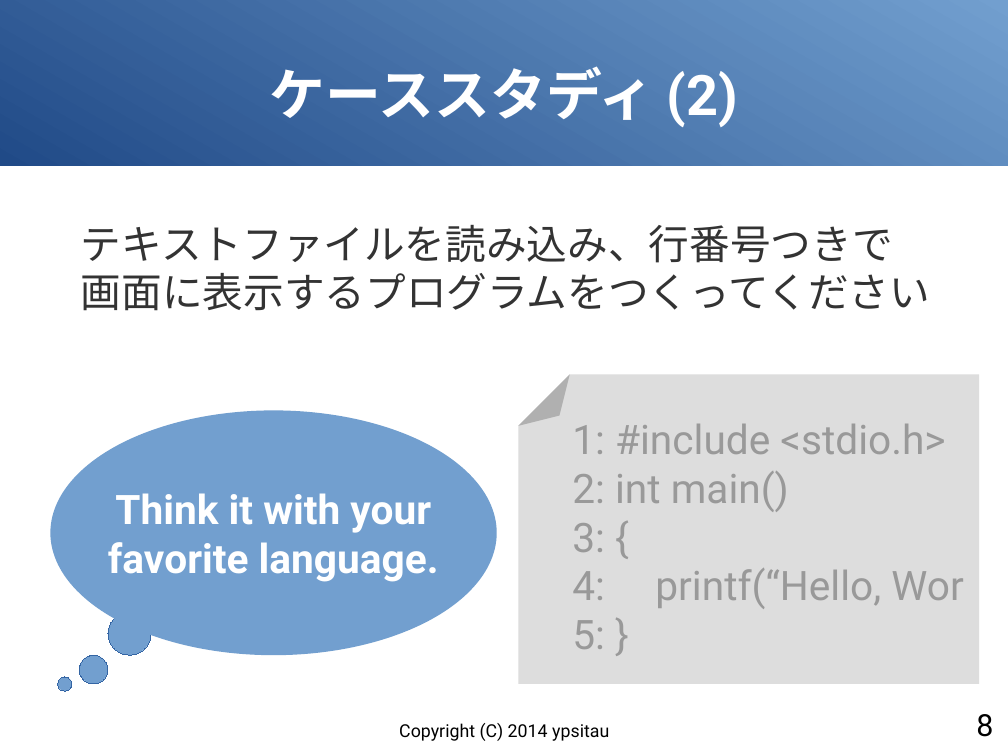
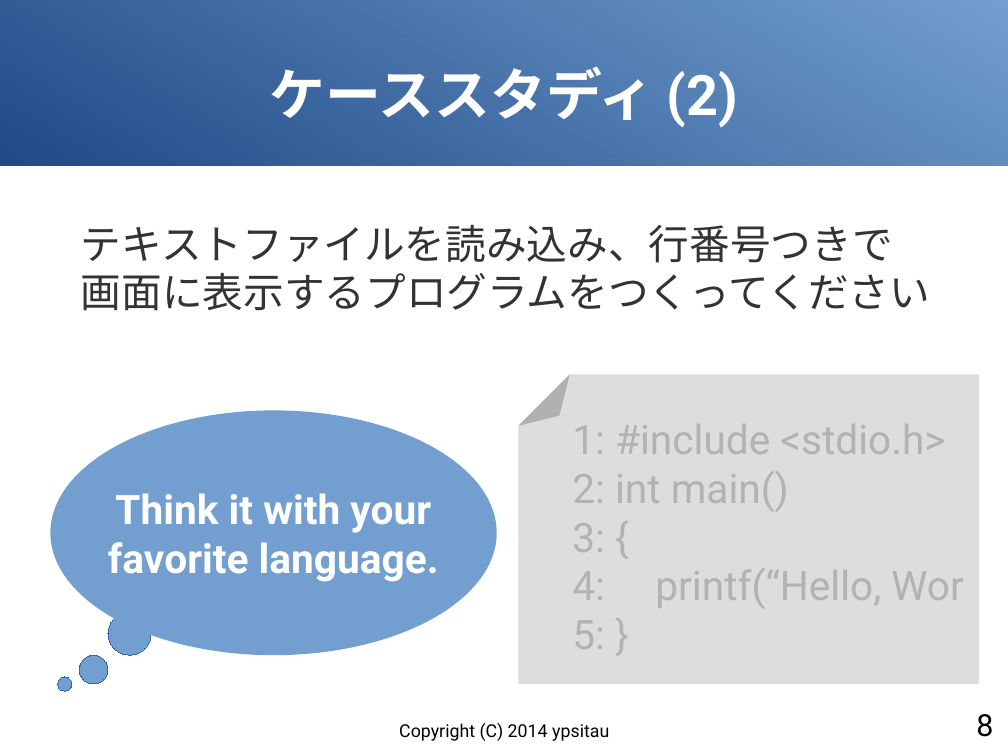
Before and after one commit to gura-lang/gura-doc, a slide deck: slide 8 of presentation/gura-introduction.odp. Drawn at 1008x756 pixels with LibreOffice and Linux fonts; fonts in the diff are those of the drawing. Boxes give left, top, right and bottom in pixels: in the first picture for what was removed or moved away, otherwise in the second. Text is boxed around its words. In the diff, an @@ line names an element or a change of style, - is before the commit and + after.

```diff
--- a/presentation/gura-introduction.odp
+++ b/presentation/gura-introduction.odp
@@ text "1: #include <stdio.h>" at [572, 424, 963, 649]: text colour #999999 to #B2B2B2 @@
```
Also in this commit, not shown: 6 other slides changed, 9 slides added.
